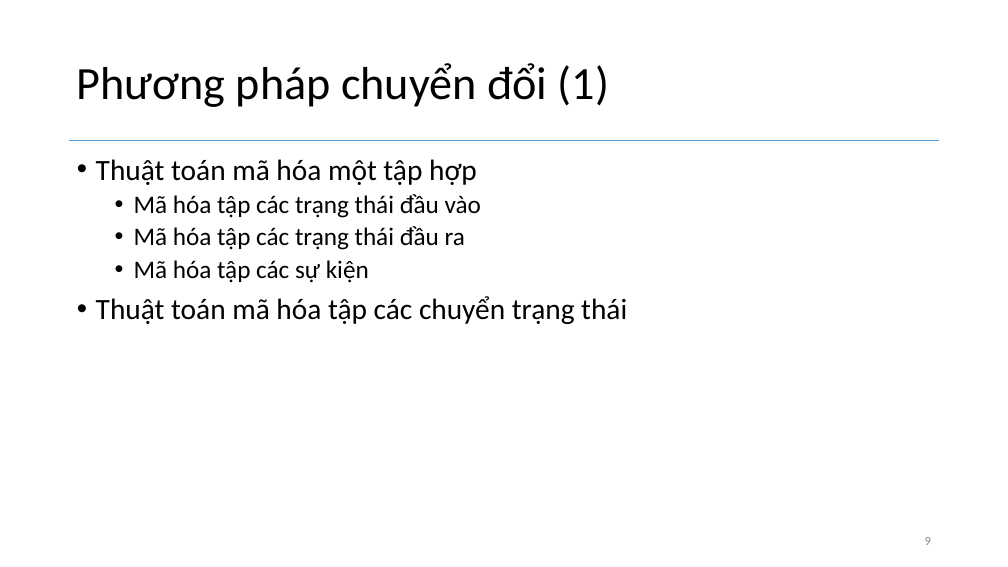
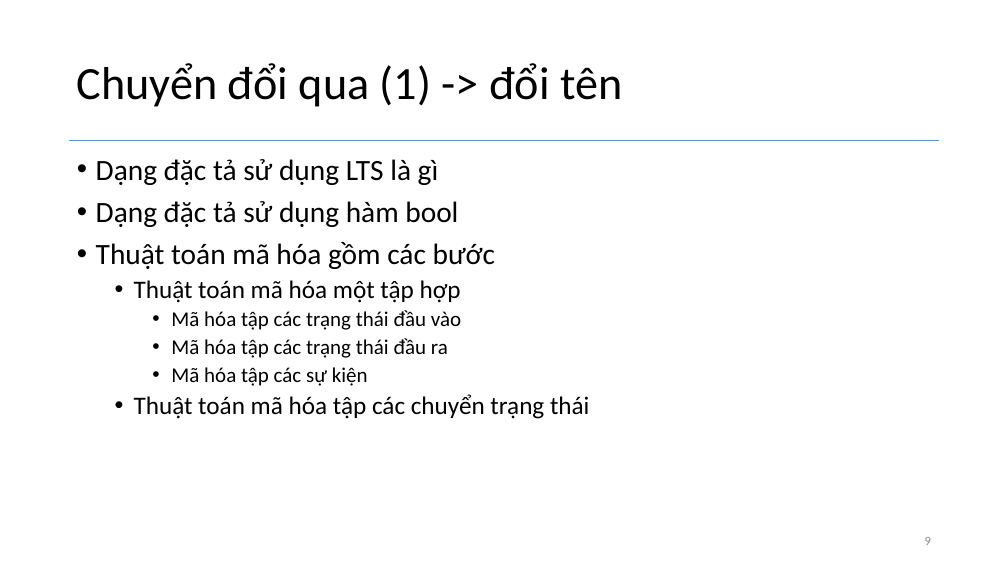
Before and after one commit to hunglv54/master, a slide deck: slide 9 of slide/hunglv_BaoCaoTienDo.pptx. Drawn at 1008x567 pixels with LibreOffice and Linux fonts; fonts in the diff are those of the drawing. Boxes give left, top, right and bottom in pixels: in the first picture for what was removed or moved away, otherwise in the second. Text is boxed around its words. In the diff, an @@ line names an element or a change of style, - is before the commit and + after.

```diff
--- a/slide/hunglv_BaoCaoTienDo.pptx
+++ b/slide/hunglv_BaoCaoTienDo.pptx
@@ title at (x1=77, y1=63, x2=622, y2=107): text changed @@
-Phương pháp chuyển đổi (1)
+Chuyển đổi qua (1) -> đổi tên
@@ text at (x1=96, y1=159, x2=495, y2=269): paragraphs added @@
+• Dạng đặc tả sử dụng LTS là gì
+• Dạng đặc tả sử dụng hàm bool
+• Thuật toán mã hóa gồm các bước
@@ text at (x1=134, y1=280, x2=589, y2=419): size 28 to 24 pt in "Thuật toán mã hóa một tập hợp", "Thuật toán mã hóa tập các chuyển ..."; size 24 to 20 pt in "Mã hóa tập các trạng thái đầu ...", "Mã hóa tập các trạng thái đầu ...", "Mã hóa tập các sự kiện"; list level 1 to 2 in "Thuật toán mã hóa một ..."; list level 2 to 3 in "Mã hóa tập các trạng ..."; list level 2 to 3 in "Mã hóa tập các sự ..."; list level 1 to 2 in "Thuật toán mã hóa tập ..." @@
```
Also in this commit, not shown: 9 other slides changed, 1 slide added, 1 slide removed, 9 other files.
